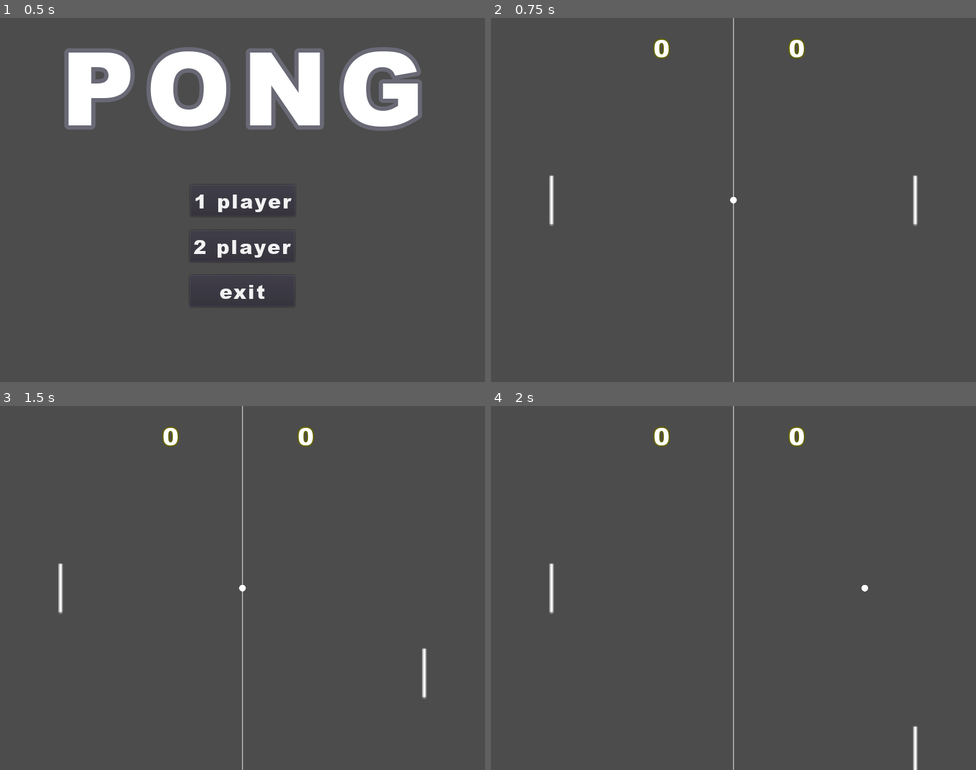
Above: before the commit, frames 1-4 (two rows, left to right).
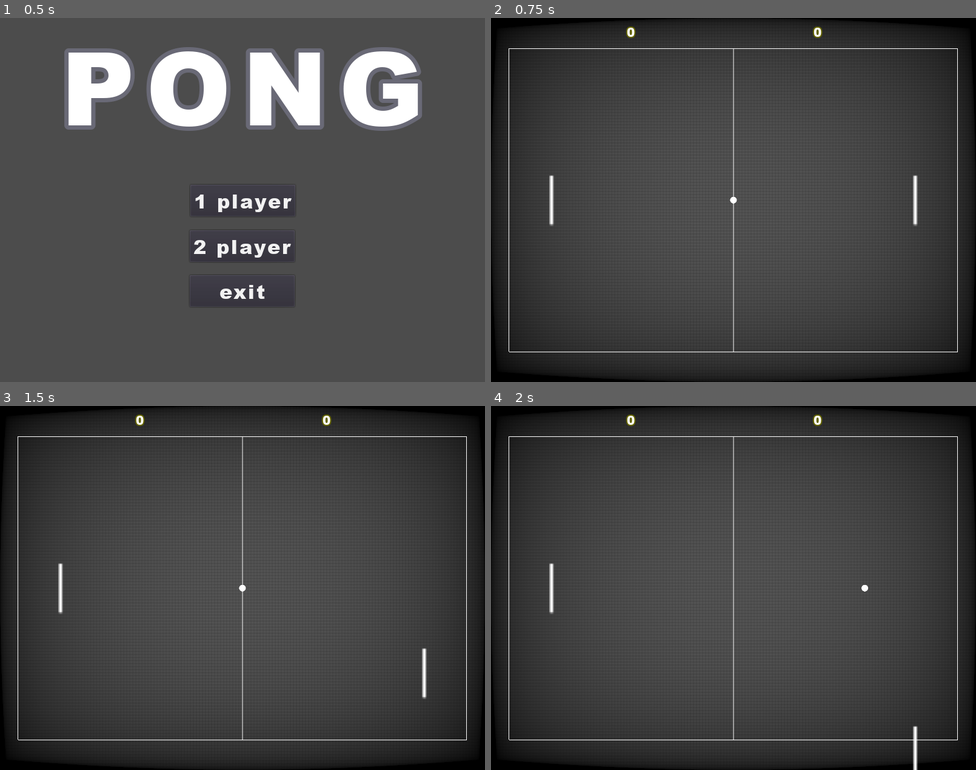
Above: after the commit, the same moments.

Repository: ikutoo/Pong
Game: Godot game, scene res://scenes/title.tscn
The game is run twice, just before and just after one commit, with the same random seed, the same clock (stepped at 60 frames per second) and the same inputs.
Inputs:
- Up to frame 1 (0.5 s): no input
- Up to frame 2 (0.75 s): click "2 player" at 0.5 s
- Up to frame 3 (1.5 s): tap Enter at 1.25 s; hold Down (right_move_down) from 1.28 s (still down)
- Up to frame 4 (2 s): keep holding Down (right_move_down)

Frame 1 is identical in both runs. In frame 2, 35% of the frame differs, in the area x 0-100%, y 0-100%; in frame 3, 35%; in frame 4, 35%.

Commit message:
add sound && crt effects

Diff:
--- a/scenes/game.tscn
+++ b/scenes/game.tscn
@@ -1,82 +1,104 @@
-[gd_scene load_steps=11 format=2]
+[gd_scene load_steps=15 format=2]
 
 [ext_resource path="res://scripts/Game.gd" type="Script" id=1]
-[ext_resource path="res://textures/bat.png" type="Texture" id=2]
-[ext_resource path="res://textures/ball.png" type="Texture" id=3]
-[ext_resource path="res://scripts/Separator.gd" type="Script" id=4]
-[ext_resource path="res://fonts/ariblk.ttf" type="DynamicFontData" id=5]
-[ext_resource path="res://scripts/GameOverMenu.gd" type="Script" id=6]
+[ext_resource path="res://shaders/crt_effects.shader" type="Shader" id=2]
+[ext_resource path="res://textures/bat.png" type="Texture" id=3]
+[ext_resource path="res://textures/ball.png" type="Texture" id=4]
+[ext_resource path="res://scripts/Separator.gd" type="Script" id=5]
+[ext_resource path="res://scripts/Border.gd" type="Script" id=6]
+[ext_resource path="res://fonts/ariblk.ttf" type="DynamicFontData" id=7]
+[ext_resource path="res://scripts/GameOverMenu.gd" type="Script" id=8]
+[ext_resource path="res://sounds/se_hit.wav" type="AudioStream" id=9]
+
+[sub_resource type="ShaderMaterial" id=6]
+shader = ExtResource( 2 )
 
 [sub_resource type="DynamicFont" id=1]
-size = 40
+size = 20
 outline_size = 2
 outline_color = Color( 0.392157, 0.392157, 0, 1 )
-font_data = ExtResource( 5 )
+font_data = ExtResource( 7 )
 
 [sub_resource type="DynamicFont" id=2]
-size = 40
+size = 20
 outline_size = 2
 outline_color = Color( 0.392157, 0.392157, 0, 1 )
-font_data = ExtResource( 5 )
+font_data = ExtResource( 7 )
 
 [sub_resource type="DynamicFont" id=3]
 size = 64
 outline_size = 7
 outline_color = Color( 0.592157, 0.584314, 0.329412, 1 )
-font_data = ExtResource( 5 )
+font_data = ExtResource( 7 )
 
 [sub_resource type="DynamicFont" id=4]
 size = 26
-font_data = ExtResource( 5 )
+font_data = ExtResource( 7 )
 
 [node name="Game" type="Node2D"]
 script = ExtResource( 1 )
 
+[node name="ViewportContainer" type="ViewportContainer" parent="."]
+material = SubResource( 6 )
+margin_right = 800.0
+margin_bottom = 600.0
+
+[node name="Viewport" type="Viewport" parent="ViewportContainer"]
+size = Vector2( 800, 600 )
+render_target_update_mode = 3
+
 [node name="LeftBat" type="Sprite" parent="."]
 position = Vector2( 100, 300 )
 scale = Vector2( 2, 2.5 )
-texture = ExtResource( 2 )
+texture = ExtResource( 3 )
 
 [node name="RightBat" type="Sprite" parent="."]
 position = Vector2( 700, 300 )
 scale = Vector2( 2, 2.5 )
-texture = ExtResource( 2 )
+texture = ExtResource( 3 )
 
 [node name="Ball" type="Sprite" parent="."]
 position = Vector2( 400, 300 )
 scale = Vector2( 0.4, 0.4 )
-texture = ExtResource( 3 )
+texture = ExtResource( 4 )
 
 [node name="Separator" type="Sprite" parent="."]
-script = ExtResource( 4 )
+script = ExtResource( 5 )
+
+[node name="Border" type="Sprite" parent="."]
+script = ExtResource( 6 )
 
 [node name="UI" type="Node2D" parent="."]
+editor/display_folded = true
 
 [node name="LeftScore" type="Label" parent="UI"]
-margin_left = 262.0
-margin_top = 20.0
-margin_right = 302.0
-margin_bottom = 78.0
+margin_left = 150.0
+margin_top = 3.0
+margin_right = 311.0
+margin_bottom = 43.0
 custom_fonts/font = SubResource( 1 )
 text = "0"
 align = 1
 valign = 1
 
 [node name="RightScore" type="Label" parent="UI"]
-margin_left = 485.0
-margin_top = 20.0
-margin_right = 525.0
-margin_bottom = 78.0
+margin_left = 454.42
+margin_top = 3.0
+margin_right = 625.42
+margin_bottom = 43.0
 custom_fonts/font = SubResource( 2 )
-text = "0"
+text = " 0"
 align = 1
 valign = 1
 
+[node name="Node2D" type="Node2D" parent="UI"]
+
 [node name="GameOverMenu" type="Sprite" parent="."]
 pause_mode = 2
+editor/display_folded = true
 visible = false
 position = Vector2( 250, 300 )
-script = ExtResource( 6 )
+script = ExtResource( 8 )
 
 [node name="Title" type="Label" parent="GameOverMenu"]
 anchor_left = 0.5
@@ -97,8 +119,8 @@
 anchor_bottom = 0.5
 margin_left = -62.5
 margin_top = -20.0
-margin_right = 62.5
-margin_bottom = 20.0
+margin_right = 77.5
+margin_bottom = 24.0
 custom_fonts/font = SubResource( 4 )
 text = "play agin"
 
@@ -113,5 +135,11 @@
 margin_bottom = 103.5
 custom_fonts/font = SubResource( 4 )
 text = "return"
+
+[node name="Sounds" type="Node" parent="."]
+editor/display_folded = true
+
+[node name="Hit" type="AudioStreamPlayer" parent="Sounds"]
+stream = ExtResource( 9 )
 [connection signal="pressed" from="GameOverMenu/PlayAgain" to="GameOverMenu" method="_on_PlayAgain_pressed"]
 [connection signal="pressed" from="GameOverMenu/Return" to="GameOverMenu" method="_on_Return_pressed"]
--- /dev/null
+++ b/scripts/Border.gd
@@ -0,0 +1,11 @@
+extends Sprite
+
+var viewportSize
+
+func _ready():
+	viewportSize = get_viewport_rect().size
+
+func _draw():
+	var x = Global.BORDER_MARGIN.x
+	var y = Global.BORDER_MARGIN.y
+	draw_rect(Rect2(x, y, viewportSize.x - 2*x, viewportSize.y - 2*y), Color.white, false)
--- a/scripts/Game.gd
+++ b/scripts/Game.gd
@@ -3,7 +3,7 @@
 const PAD_SPEED = 700
 const INITIAL_BALL_SPEED = 500
 const MAX_SCORE = 10
-const INITIAL_SERVE_INTERVAL = 60
+const INITIAL_SERVE_INTERVAL = 1.0
 
 var screenSize
 var batSize
@@ -32,7 +32,7 @@
 	if (serveInterval <= 0):
 		processBallMovement(delta)
 	else:
-		serveInterval -= 1
+		serveInterval -= delta
 
 	processBatMovement(delta)
 	processScore()
@@ -58,7 +58,7 @@
 
 	# 球碰到上下边界反弹
 	ballPos += direction * ballSpeed * delta
-	if ((ballPos.y < 0 and direction.y < 0) or (ballPos.y > screenSize.y and direction.y > 0)):
+	if ((ballPos.y < Global.BORDER_MARGIN.y and direction.y < 0) or (ballPos.y > screenSize.y - Global.BORDER_MARGIN.y and direction.y > 0)):
 		direction.y = -direction.y
 
 	# 球碰到球拍的反弹处理
@@ -80,13 +80,15 @@
 		direction = direction.normalized()
 		if (ballSpeed < 2.0*INITIAL_BALL_SPEED): ballSpeed *= 1.05
 
+		get_node("Sounds/Hit").play()
+
 	get_node("Ball").position = ballPos
 
 	# 球越出左右边界，计算得分
-	if ballPos.x < 0:
+	if ballPos.x < Global.BORDER_MARGIN.x:
 		rightScore += 1
 		resetBallState()
-	elif ballPos.x > screenSize.x:
+	elif ballPos.x > screenSize.x - Global.BORDER_MARGIN.x:
 		leftScore += 1
 		resetBallState()
 
--- a/scripts/Global.gd
+++ b/scripts/Global.gd
@@ -9,5 +9,7 @@
 const DIFFICULTY_LEVEL_HARD = 2
 const DIFFICULTY_LEVEL_LEGEND = 3
 
+const BORDER_MARGIN = Vector2(30, 50)
+
 var gameMode = -1
 var difficultyLevel =  -1
--- a/scripts/SelectDifficulty.gd
+++ b/scripts/SelectDifficulty.gd
@@ -3,6 +3,7 @@
 func _on_Easy_pressed():
 	Global.difficultyLevel = Global.DIFFICULTY_LEVEL_EASY
 	get_tree().change_scene("scenes/game.tscn")
+
 func _on_Normal_pressed():
 	Global.difficultyLevel = Global.DIFFICULTY_LEVEL_NORMAL
 	get_tree().change_scene("scenes/game.tscn")
@@ -14,6 +15,3 @@
 func _on_Legend_pressed():
 	Global.difficultyLevel = Global.DIFFICULTY_LEVEL_LEGEND
 	get_tree().change_scene("scenes/game.tscn")
-
-func _on_Legend_focus_entered():
-	pass # Replace with function body.
--- a/scripts/Separator.gd
+++ b/scripts/Separator.gd
@@ -1,9 +1,11 @@
 extends Sprite
 
-var screenSize
+var viewportSize
 
 func _ready():
-	screenSize = get_viewport_rect().size
+	viewportSize = get_viewport_rect().size
 
 func _draw():
-	draw_line(Vector2(screenSize.x/2, 0), Vector2(screenSize.x/2, screenSize.y), Color.white, 1.0, true);
+	var y_top = Global.BORDER_MARGIN.y
+	var y_bottom = viewportSize.y - y_top
+	draw_line(Vector2(viewportSize.x/2, y_top), Vector2(viewportSize.x/2, y_bottom), Color.white, 1.0, true);
--- /dev/null
+++ b/shaders/crt_effects.shader
@@ -0,0 +1,41 @@
+shader_type canvas_item;
+
+vec2 CRTCurveUV( vec2 uv )
+{
+    uv = uv * 2.0 - 1.0;
+    vec2 offset = abs( uv.yx ) / vec2( 6.0, 4.0 );
+    uv = uv + uv * offset * offset;
+    uv = uv * 0.5 + 0.5;
+    return uv;
+}
+
+void DrawVignette( inout vec3 color, vec2 uv )
+{
+    float vignette = uv.x * uv.y * ( 1.0 - uv.x ) * ( 1.0 - uv.y );
+    vignette = clamp( pow( 16.0 * vignette, 0.3 ), 0.0, 1.0 );
+    color *= vignette;
+}
+
+void DrawScanline( inout vec3 color, vec2 uv, float time)
+{
+    float scanline 	= clamp( 0.95 + 0.05 * cos( 3.14 * ( uv.y + 0.008 * time ) * 240.0 * 1.0 ), 0.0, 1.0 );
+    float grille 	= 0.85 + 0.15 * clamp( 1.5 * cos( 3.14 * uv.x * 640.0 * 1.0 ), 0.0, 1.0 );
+    color *= scanline * grille * 1.2;
+}
+
+void fragment()
+{
+	vec2 uv = SCREEN_UV;
+	vec3 color = texture(SCREEN_TEXTURE, uv).xyz;
+
+    vec2 crtUV = CRTCurveUV( uv );
+    if ( crtUV.x < 0.0 || crtUV.x > 1.0 || crtUV.y < 0.0 || crtUV.y > 1.0 )
+    {
+        color = vec3( 0.0, 0.0, 0.0 );
+    }
+
+    DrawVignette( color, crtUV );
+    DrawScanline( color, SCREEN_UV, TIME );
+
+	COLOR.xyz = color;
+}
Not shown: 1 places in scenes/title.tscn that only renumber resources
Not shown, added: sounds/se_hit.wav.import
Not shown, added: resource_list.md
Not shown, added: sounds/se_hit.wav
